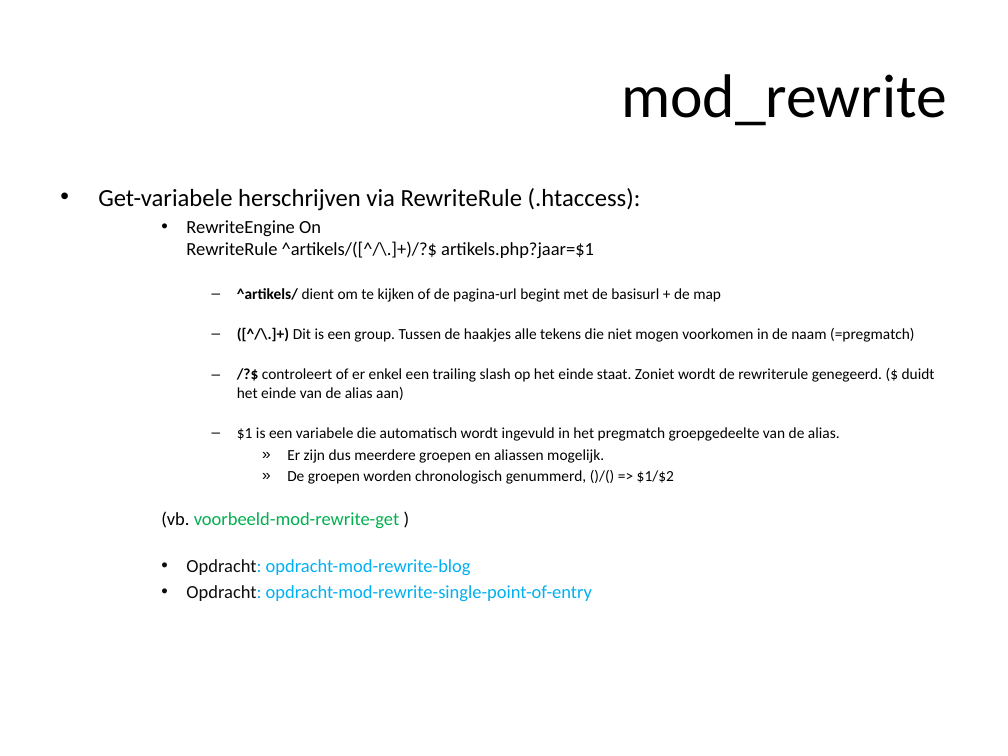
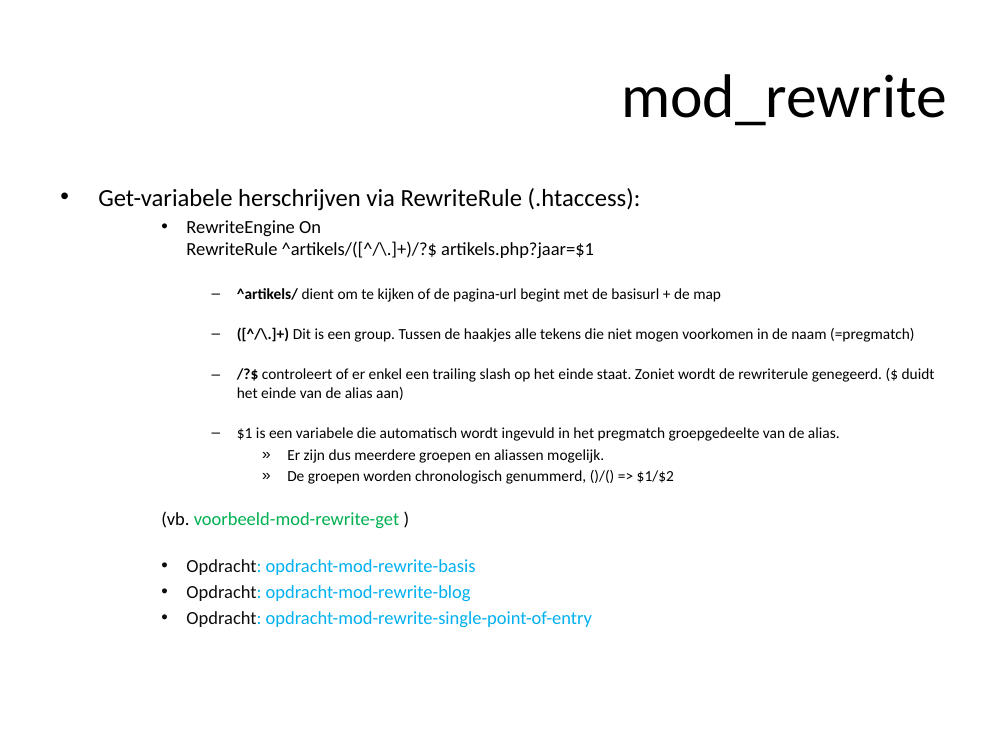
Before and after one commit to ajkea/web-backend-1, a slide deck: slide 210 of public/cursus/web-backend-cursus.pptx. Drawn at 1008x756 pixels with LibreOffice and Linux fonts; fonts in the diff are those of the drawing. Boxes give left, top, right and bottom in pixels: in the first picture for what was removed or moved away, otherwise in the second. Text is boxed around its words. In the diff, an @@ line names an element or a change of style, - is before the commit and + after.

Commit message:
add opdracht mod_rewrite

```diff
--- a/public/cursus/web-backend-cursus.pptx
+++ b/public/cursus/web-backend-cursus.pptx
@@ text at [186, 559, 476, 575]: paragraph added @@
+    • Opdracht: opdracht-mod-rewrite-basis
```
Also in this commit, not shown: 1 other file.
